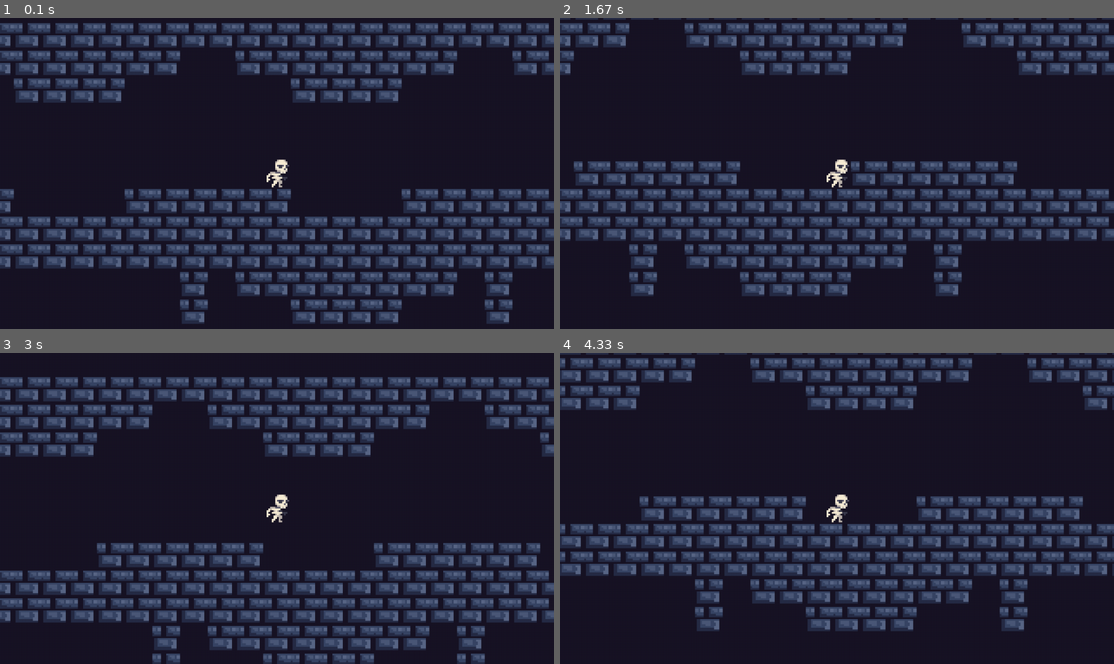
Above: before the commit, frames 1-4 (two rows, left to right).
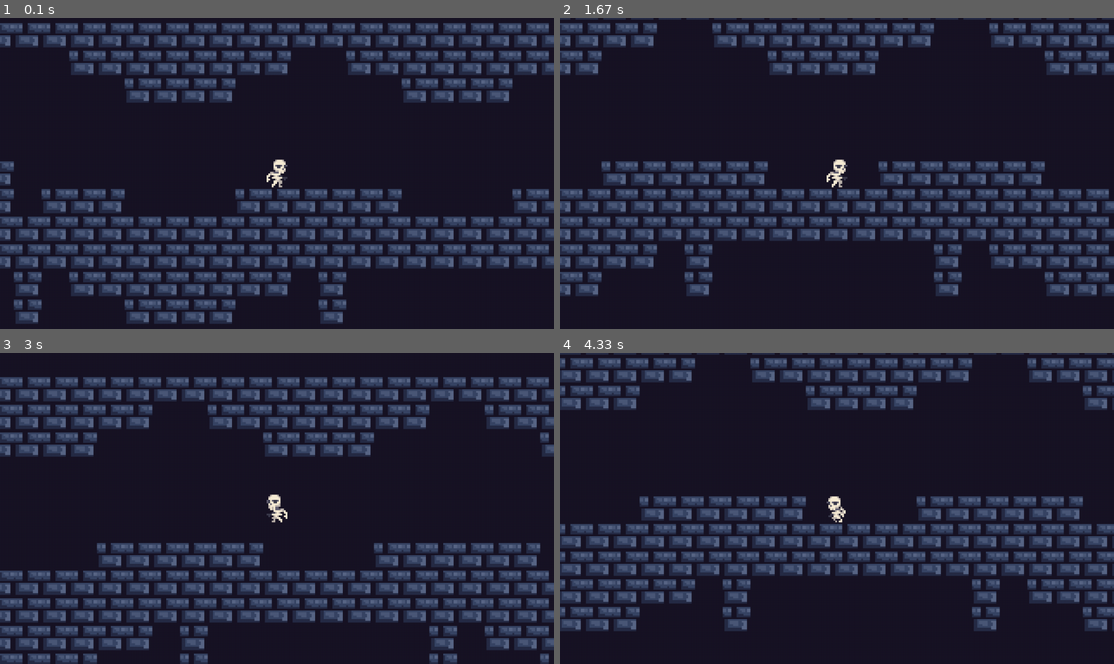
Above: after the commit, the same moments.

Repository: lvcc0/pygame-roguelike
Game: pygame game, started from main.py
The game is run twice, just before and just after one commit, with the same random seed, the same clock (stepped at 60 frames per second) and the same inputs.
Inputs:
- Up to frame 1 (0.1 s): no input
- Up to frame 2 (1.67 s): hold Right 0.33-0.8 s; hold Up 0.83-1.13 s; hold Right 1.17-1.63 s
- Up to frame 3 (3 s): hold Left 1.67-2.2 s; hold Left 2.23-2.63 s; hold Up from 2.67 s (still down)
- Up to frame 4 (4.33 s): release Up at 3.03 s; hold Right 3.07-3.7 s; hold Left 3.73-4.2 s; hold Right from 4.23 s (still down)

The runs differ from the first frame. In frame 1, 18% of the frame differs, in the area x 0-93%, y 10-99%; in frame 2, 11%; in frame 3, 7.6%; in frame 4, 9.5%.

Commit message:
added attacks; enemies now can get damaged; need to add death, level end, start and end screen, some new levels, enemies, player roll (dodge).

Diff:
--- a/data/levels/3_2.txt
+++ b/data/levels/3_2.txt
@@ -1,7 +1,7 @@
 1100000011
 0000000000
 0000001100
-0111000000
+0110000000
 0111000000
 0000000000
 00eee01110
--- a/main.py
+++ b/main.py
@@ -1,6 +1,7 @@
 import pygame as pg
 import os
 import sys
+from math import atan2, pi
 from random import randint, choice, sample
 
 from util import list_connect
@@ -20,6 +21,7 @@
 tiles_group = pg.sprite.Group()
 walls_group = pg.sprite.Group()
 enemy_group = pg.sprite.Group()
+weapon_group = pg.sprite.Group()
 
 rooms = [[], [], [], [], []]  # index as a room type
 for file in os.listdir(os.path.join('data', 'levels')):
@@ -102,7 +104,13 @@
 enemy_images = {
     'slime': load_image('slime.png')
 }
-player_image = load_image('player.png')
+
+player_sheets = {
+    'idle': (load_image('player_idle4x1.png'), (4, 1)),
+    'run': (load_image('player_run4x1.png'), (4, 1))
+}
+
+slash_image = load_image('slash.png')
 tile_size = 16
 
 
@@ -118,16 +126,53 @@
 
 
 class Entity(pg.sprite.Sprite):
-    def __init__(self, x, y, image, groups, hp):
+    def __init__(self, x, y, groups, hp, sheets):
         super().__init__(*groups)
 
         self.x = x
         self.y = y
-        self.image = image
+
+        self.flipped = False
+        if type(sheets) == dict:
+            self.animated = True
+
+            self.sheets = sheets
+
+            self.anim_timer = 8  # frames per animation frame change
+            self.cur_anim_timer = self.anim_timer
+
+            self.frames = []
+            self.action = 'idle'
+            self.cut_sheet(sheets[self.action], *self.sheets[self.action][1])
+            self.cur_frame = 0
+
+            self.image = self.frames[self.cur_frame]
+        else:
+            self.animated = False
+            self.image = sheets
+
         self.rect = self.image.get_rect().move(tile_size * x, tile_size * y)
         self.hp = hp
         self.max_hp = self.hp
+        self.max_invincible_frames = 60
         self.invincible_frames = 0
+
+    def cut_sheet(self, sheet, cols, rows):
+        self.frames = []
+        self.anime_rect = pg.Rect(0, 0, sheet[0].get_width() // cols, sheet[0].get_height() // rows)
+
+        for i in range(rows):
+            for j in range(cols):
+                frame_loc = self.anime_rect.w * j, self.anime_rect.h * i
+                self.frames.append(sheet[0].subsurface(pg.Rect(frame_loc, self.anime_rect.size)))
+
+    def change_action(self, action, frame, new_value):
+        if action != new_value:
+            self.action = new_value
+            self.cut_sheet(self.sheets[self.action], *self.sheets[self.action][1])
+            frame = 0
+
+        return self.action, frame
 
     def move(self, movement):
         collision_types = {'top': False, 'bottom': False, 'right': False, 'left': False}
@@ -157,27 +202,87 @@
     def get_hit(self, attacker):
         if not self.invincible_frames:
             self.hp -= attacker.damage
-            self.invincible_frames = 60
+            self.invincible_frames = self.max_invincible_frames
 
     def update(self):
         if self.hp != self.max_hp:
             pg.draw.rect(display, (200, 0, 0), (self.rect.x, self.rect.y - 5, self.rect.width, 2))
             pg.draw.rect(display, (50, 255, 50), (self.rect.x, self.rect.y - 5, self.rect.width * self.hp // self.max_hp, 2))
 
+        if self.animated:
+            if not self.cur_anim_timer:
+                self.cur_frame = (self.cur_frame + 1) % len(self.frames)
+                self.image = pg.transform.flip(self.frames[self.cur_frame], self.flipped, False)
+                self.cur_anim_timer = self.anim_timer
+            else:
+                self.cur_anim_timer -= 1
+        else:
+            self.image = pg.transform.flip(self.image, self.flipped, False)
+
         if self.invincible_frames != 0:
+            mask = pg.mask.from_surface(self.image).to_surface()
+            mask.set_colorkey((0, 0, 0))
+            mask.set_alpha(255 * (self.invincible_frames / self.max_invincible_frames))
+            display.blit(mask, (self.rect.x - 1, self.rect.y))
+            display.blit(mask, (self.rect.x + 1, self.rect.y))
+            display.blit(mask, (self.rect.x, self.rect.y - 1))
+            display.blit(mask, (self.rect.x, self.rect.y + 1))
+
             self.invincible_frames -= 1
+
+
+class Weapon(Entity):
+    def __init__(self, master, timer):
+        image = pg.transform.flip(slash_image, master.flipped, False)
+        super().__init__(master.rect.center[0] // 16, master.rect.y // 16, (all_sprites, weapon_group), 1, image)
+        self.damage = 1
+
+        self.timer = timer
+
+        if master.flipped:
+            self.rect = self.rect.move(-self.rect.width - 6, 0)
+        else:
+            self.rect = self.rect.move(6, 0)
+
+    def set_timer(self, timer):
+        self.timer = timer
+
+    def update(self):
+        super().update()
+
+        self.image.set_alpha(255 * (self.timer / 10))
+        for sprite in pg.sprite.spritecollide(self, enemy_group, False):
+            sprite.get_hit(self)
 
 
 class Player(Entity):
     def __init__(self, x, y):
-        super().__init__(x, y, player_image, (player_group, all_sprites), 10)
+        super().__init__(x, y, (player_group, all_sprites), 10, player_sheets)
         self.y_momentum = 0
         self.speed = 2
+        self.attack_timer = 0
+        self.slashes = []
+
+    def attack(self):
+        self.attack_timer = 10
+
+        if self.attack_timer != 0:
+            weapon = Weapon(self, self.attack_timer)
+            self.slashes.append(weapon)
+
+    def update(self):
+        super().update()
+
+        if self.attack_timer != 0:
+            self.attack_timer -= 1
+            [sprite.set_timer(self.attack_timer) for sprite in self.slashes]
+        else:
+            [sprite.kill() for sprite in self.slashes]
 
 
 class Enemy(Entity):
     def __init__(self, x, y, image, hp, damage):
-        super().__init__(x, y, image, (all_sprites, enemy_group), hp)
+        super().__init__(x, y, (all_sprites, enemy_group), hp, image)
         self.damage = damage
 
 
@@ -185,9 +290,11 @@
     def __init__(self, x, y):
         super().__init__(x, y, enemy_images['slime'], 3, 1)
         self.movement = [1, 0]
-        self.rays = [((self.rect.x, self.rect.bottom), (self.rect.x, self.rect.bottom + 4))]
+        self.max_invincible_frames = 30
 
     def update(self):
+        super().update()
+
         collisions = self.move(self.movement)
 
         if collisions['right'] or collisions['left']:
@@ -219,7 +326,7 @@
 
 
 def main():
-    level = generate_level(5)
+    level = generate_level(6)
     camera = Camera()
 
     level_x, level_y = load_level(level)
@@ -258,6 +365,15 @@
         if player.y_momentum > 5:
             player.y_momentum = 5
 
+        if player_movement[0] == 0:
+            player.action, player.cur_frame = player.change_action(player.action, player.cur_frame, 'idle')
+        if player_movement[0] > 0:
+            player.flipped = False
+            player.action, player.cur_frame = player.change_action(player.action, player.cur_frame, 'run')
+        if player_movement[0] < 0:
+            player.flipped = True
+            player.action, player.cur_frame = player.change_action(player.action, player.cur_frame, 'run')
+
         collisions = player.move(player_movement)
 
         if collisions['bottom']:
@@ -270,9 +386,17 @@
         for sprite in all_sprites:
             camera.apply(sprite)
 
-        all_sprites.draw(display)
-        all_sprites.update()
+        for s in all_sprites.sprites():  # drawing in fov
+            if -s.rect.width < s.rect.x < S_WIDTH and -s.rect.height < s.rect.y < S_HEIGHT:
+                display.blit(s.image, (s.rect.x, s.rect.y))
+
+        for s in all_sprites.sprites():  # updating in fov + some more space
+            if (-s.rect.width * 2 < s.rect.x < S_WIDTH + s.rect.width * 2 and
+                -s.rect.height * 2 < s.rect.y < S_HEIGHT + s.rect.height * 2):
+                s.update()
+
         player_group.draw(display)
+        weapon_group.draw(display)
 
         for event in pg.event.get():
             if event.type == pg.QUIT:
@@ -289,6 +413,9 @@
                 key = pg.key.get_pressed()
                 moving_left = key[pg.K_a] or key[pg.K_LEFT]
                 moving_right = key[pg.K_d] or key[pg.K_RIGHT]
+            if event.type == pg.MOUSEBUTTONDOWN and event.button == 1:
+                if not player.attack_timer:
+                    player.attack()
 
         screen.blit(pg.transform.scale(display, SIZE), (0, 0))
         pg.display.flip()
Binary file removed: data/images/player.png
Binary file added: data/images/player_idle4x1.png
Binary file added: data/images/player_run4x1.png
Binary file added: data/images/slash.png
